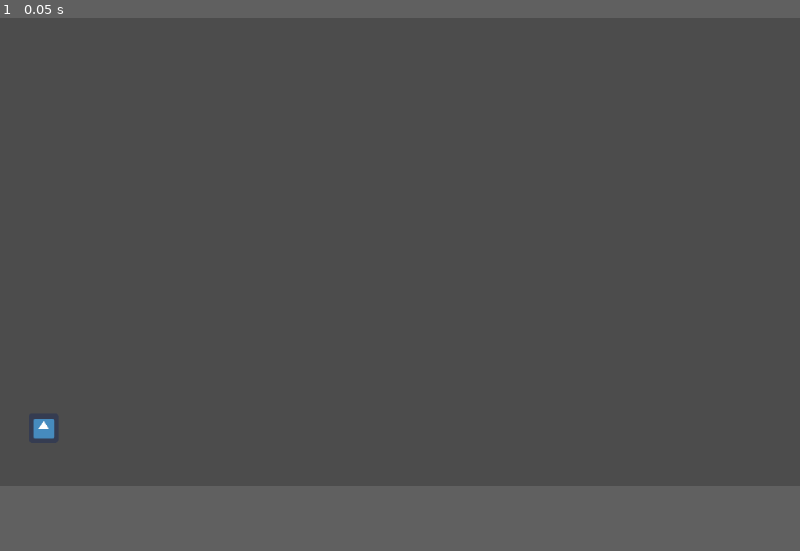
Above: before the commit, frame 1.
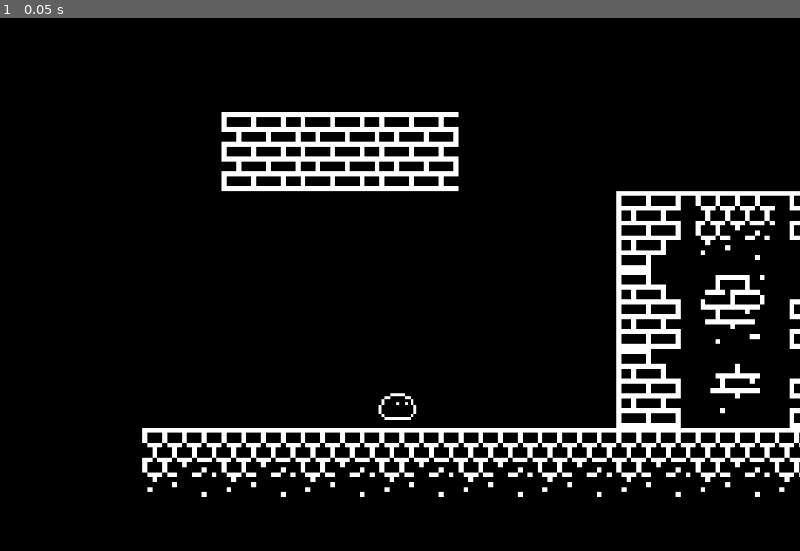
Above: after the commit, the same moment.

Repository: ElBarto210/EvilMicrowave
Game: Godot game, scene res://Fondo.tscn
Same seed, same stepped clock (60 frames per second), same inputs: the game is played once before the commit and once after it. The engine's default icon, where the game draws it, is replaced by a stand-in: a white triangle on a blue panel in a dark square.
Inputs:
- Up to frame 1 (0.05 s): no input
In our replay, the window is 800x468 before the commit and 800x533 after it. These sizes can differ from the game's own. Grey fills any space a smaller window leaves; there, only what the larger window draws over its background counts as a difference.

The runs differ from the first frame. In frame 1, 88% of the frame differs, in the area x 0-100%, y 0-90%.

Commit message:
Basics

Diff:
--- a/Azul/Fondo.tscn
+++ b/Azul/Fondo.tscn
@@ -1,31 +1,35 @@
 [gd_scene load_steps=3 format=2]
 
 [ext_resource path="res://GuineaPig.tscn" type="PackedScene" id=1]
+[ext_resource path="res://textures/tile.tres" type="TileSet" id=2]
 
-[sub_resource type="RectangleShape2D" id=1]
+[node name="Mundo_00" type="Node" index="0"]
 
-custom_solver_bias = 0.0
-extents = Vector2( 475.549, 10 )
+[node name="Player" parent="." index="0" instance=ExtResource( 1 )]
 
-[node name="Node" type="Node" index="0"]
+position = Vector2( 52.1681, 534.935 )
+scale = Vector2( 0.592625, 0.592625 )
 
-[node name="Area2D" type="Area2D" parent="." index="0"]
+[node name="TileMap" type="TileMap" parent="." index="1"]
 
-input_pickable = true
-gravity_vec = Vector2( 0, 1 )
-gravity = 98.0
-linear_damp = 0.1
-angular_damp = 1.0
-audio_bus_override = false
-audio_bus_name = "Master"
-
-[node name="CollisionShape2D" type="CollisionShape2D" parent="Area2D" index="0"]
-
-position = Vector2( 494.5, 577 )
-scale = Vector2( 1.01882, 3.15385 )
-shape = SubResource( 1 )
-
-[node name="KinematicBody2D" parent="." index="1" instance=ExtResource( 1 )]
-
-position = Vector2( 55.964, 522.964 )
-scale = Vector2( 0.592625, 0.592625 )
+mode = 0
+tile_set = ExtResource( 2 )
+cell_size = Vector2( 16, 16 )
+cell_quadrant_size = 16
+cell_custom_transform = Transform2D( 1, 0, 0, 1, 0, 0 )
+cell_half_offset = 2
+cell_tile_origin = 0
+cell_y_sort = false
+cell_clip_uv = false
+collision_use_kinematic = false
+collision_friction = 1.0
+collision_bounce = 0.0
+collision_layer = 1
+collision_mask = 1
+occluder_light_mask = 1
+format = 1
+tile_data = PoolIntArray( 1966081, 3, 0, 1966082, 3, 0, 1966083, 3, 0, 2031622, 7, 0, 2031623, 0, 0, 2031624, 6, 0, 2097158, 1, 0, 2097159, 5, 0, 2097160, 2, 0, 2162694, 1, 0, 2162695, 4, 0, 2162696, 2, 0, 2228224, 0, 0, 2228225, 0, 0, 2228226, 0, 0, 2228227, 0, 0, 2228228, 0, 0, 2228229, 0, 0, 2228230, 0, 0, 2228231, 0, 0, 2228232, 0, 0, 2228233, 0, 0, 2228234, 0, 0, 2228235, 0, 0, 2228236, 0, 0 )
+_sections_unfolded = [ "Cell" ]
+__meta__ = {
+"_edit_lock_": true
+}
--- a/Azul/GuineaPig.tscn
+++ b/Azul/GuineaPig.tscn
@@ -1,25 +1,29 @@
 [gd_scene load_steps=4 format=2]
 
 [ext_resource path="res://GuineaPig.gd" type="Script" id=1]
-[ext_resource path="res://icon.png" type="Texture" id=2]
+[ext_resource path="res://textures/player_idle.png" type="Texture" id=2]
 
 [sub_resource type="RectangleShape2D" id=1]
 
 custom_solver_bias = 0.0
-extents = Vector2( 10, 10 )
+extents = Vector2( 2.00585, 1.32822 )
 
-[node name="KinematicBody2D" type="KinematicBody2D" index="0"]
+[node name="Player" type="KinematicBody2D"]
 
-position = Vector2( 180, 204.928 )
+position = Vector2( 159.575, 108.963 )
 input_pickable = false
 collision_layer = 1
 collision_mask = 1
 collision/safe_margin = 0.08
 script = ExtResource( 1 )
+_sections_unfolded = [ "Transform" ]
+__meta__ = {
+"_edit_group_": true
+}
 
 [node name="CollisionShape2D" type="CollisionShape2D" parent="." index="0"]
 
-position = Vector2( -1.5, 5 )
+position = Vector2( -0.5, 8 )
 scale = Vector2( 3.11538, 3 )
 shape = SubResource( 1 )
 _sections_unfolded = [ "Transform" ]
@@ -34,3 +38,30 @@
 __meta__ = {
 "_edit_lock_": true
 }
+
+[node name="Camera2D" type="Camera2D" parent="." index="2"]
+
+offset = Vector2( 0, -20 )
+anchor_mode = 1
+rotating = false
+current = true
+zoom = Vector2( 0.15, 0.15 )
+limit_left = -10000000
+limit_top = -10000000
+limit_right = 10000000
+limit_bottom = 10000000
+limit_smoothed = false
+drag_margin_h_enabled = true
+drag_margin_v_enabled = true
+smoothing_enabled = true
+smoothing_speed = 5.0
+offset_v = 0.0
+offset_h = 0.0
+drag_margin_left = 0.2
+drag_margin_top = 0.2
+drag_margin_right = 0.2
+drag_margin_bottom = 0.2
+editor_draw_screen = true
+editor_draw_limits = false
+editor_draw_drag_margin = false
+_sections_unfolded = [ "Smoothing" ]
--- a/Azul/default_env.tres
+++ b/Azul/default_env.tres
@@ -1,5 +1,100 @@
 [gd_resource type="Environment" load_steps=2 format=2]
+
 [sub_resource type="ProceduralSky" id=1]
+
+radiance_size = 4
+sky_top_color = Color( 0.0470588, 0.454902, 0.976471, 1 )
+sky_horizon_color = Color( 0.556863, 0.823529, 0.909804, 1 )
+sky_curve = 0.25
+sky_energy = 1.0
+ground_bottom_color = Color( 0.101961, 0.145098, 0.188235, 1 )
+ground_horizon_color = Color( 0.482353, 0.788235, 0.952941, 1 )
+ground_curve = 0.01
+ground_energy = 1.0
+sun_color = Color( 1, 1, 1, 1 )
+sun_latitude = 35.0
+sun_longitude = 0.0
+sun_angle_min = 1.0
+sun_angle_max = 100.0
+sun_curve = 0.05
+sun_energy = 16.0
+texture_size = 2
+
 [resource]
+
 background_mode = 2
 background_sky = SubResource( 1 )
+background_sky_custom_fov = 0.0
+background_color = Color( 0, 0, 0, 1 )
+background_energy = 1.0
+background_canvas_max_layer = 0
+ambient_light_color = Color( 0, 0, 0, 1 )
+ambient_light_energy = 1.0
+ambient_light_sky_contribution = 1.0
+fog_enabled = false
+fog_color = Color( 0.5, 0.6, 0.7, 1 )
+fog_sun_color = Color( 1, 0.9, 0.7, 1 )
+fog_sun_amount = 0.0
+fog_depth_enabled = true
+fog_depth_begin = 10.0
+fog_depth_curve = 1.0
+fog_transmit_enabled = false
+fog_transmit_curve = 1.0
+fog_height_enabled = false
+fog_height_min = 0.0
+fog_height_max = 100.0
+fog_height_curve = 1.0
+tonemap_mode = 0
+tonemap_exposure = 1.0
+tonemap_white = 1.0
+auto_exposure_enabled = false
+auto_exposure_scale = 0.4
+auto_exposure_min_luma = 0.05
+auto_exposure_max_luma = 8.0
+auto_exposure_speed = 0.5
+ss_reflections_enabled = false
+ss_reflections_max_steps = 64
+ss_reflections_fade_in = 0.15
+ss_reflections_fade_out = 2.0
+ss_reflections_depth_tolerance = 0.2
+ss_reflections_roughness = true
+ssao_enabled = false
+ssao_radius = 1.0
+ssao_intensity = 1.0
+ssao_radius2 = 0.0
+ssao_intensity2 = 1.0
+ssao_bias = 0.01
+ssao_light_affect = 0.0
+ssao_color = Color( 0, 0, 0, 1 )
+ssao_quality = 0
+ssao_blur = 3
+ssao_edge_sharpness = 4.0
+dof_blur_far_enabled = false
+dof_blur_far_distance = 10.0
+dof_blur_far_transition = 5.0
+dof_blur_far_amount = 0.1
+dof_blur_far_quality = 1
+dof_blur_near_enabled = false
+dof_blur_near_distance = 2.0
+dof_blur_near_transition = 1.0
+dof_blur_near_amount = 0.1
+dof_blur_near_quality = 1
+glow_enabled = false
+glow_levels/1 = false
+glow_levels/2 = false
+glow_levels/3 = true
+glow_levels/4 = false
+glow_levels/5 = true
+glow_levels/6 = false
+glow_levels/7 = false
+glow_intensity = 0.8
+glow_strength = 1.0
+glow_bloom = 0.0
+glow_blend_mode = 2
+glow_hdr_threshold = 1.0
+glow_hdr_scale = 2.0
+glow_bicubic_upscale = false
+adjustment_enabled = false
+adjustment_brightness = 1.0
+adjustment_contrast = 1.0
+adjustment_saturation = 1.0
--- a/Azul/project.godot
+++ b/Azul/project.godot
@@ -12,8 +12,44 @@
 
 config/name="New Game Project"
 run/main_scene="res://Fondo.tscn"
+boot_splash/image="res://textures/logo2.png"
+boot_splash/fullsize=false
 config/icon="res://icon.png"
+
+[display]
+
+window/size/width=1080
+window/size/height=720
+window/size/resizable=false
+window/stretch/mode="viewport"
+window/stretch/aspect="expand"
+
+[input]
+
+ui_left=[ Object(InputEventKey,"resource_local_to_scene":false,"resource_name":"","device":0,"alt":false,"shift":false,"control":false,"meta":false,"command":false,"pressed":false,"scancode":16777231,"unicode":0,"echo":false,"script":null)
+, Object(InputEventJoypadButton,"resource_local_to_scene":false,"resource_name":"","device":0,"button_index":14,"pressure":0.0,"pressed":false,"script":null)
+, Object(InputEventKey,"resource_local_to_scene":false,"resource_name":"","device":0,"alt":false,"shift":false,"control":false,"meta":false,"command":false,"pressed":false,"scancode":65,"unicode":0,"echo":false,"script":null)
+ ]
+ui_right=[ Object(InputEventKey,"resource_local_to_scene":false,"resource_name":"","device":0,"alt":false,"shift":false,"control":false,"meta":false,"command":false,"pressed":false,"scancode":16777233,"unicode":0,"echo":false,"script":null)
+, Object(InputEventJoypadButton,"resource_local_to_scene":false,"resource_name":"","device":0,"button_index":15,"pressure":0.0,"pressed":false,"script":null)
+, Object(InputEventKey,"resource_local_to_scene":false,"resource_name":"","device":0,"alt":false,"shift":false,"control":false,"meta":false,"command":false,"pressed":false,"scancode":68,"unicode":0,"echo":false,"script":null)
+ ]
+ui_up=[ Object(InputEventKey,"resource_local_to_scene":false,"resource_name":"","device":0,"alt":false,"shift":false,"control":false,"meta":false,"command":false,"pressed":false,"scancode":16777232,"unicode":0,"echo":false,"script":null)
+, Object(InputEventJoypadButton,"resource_local_to_scene":false,"resource_name":"","device":0,"button_index":12,"pressure":0.0,"pressed":false,"script":null)
+, Object(InputEventKey,"resource_local_to_scene":false,"resource_name":"","device":0,"alt":false,"shift":false,"control":false,"meta":false,"command":false,"pressed":false,"scancode":87,"unicode":0,"echo":false,"script":null)
+ ]
+ui_down=[ Object(InputEventKey,"resource_local_to_scene":false,"resource_name":"","device":0,"alt":false,"shift":false,"control":false,"meta":false,"command":false,"pressed":false,"scancode":16777234,"unicode":0,"echo":false,"script":null)
+, Object(InputEventJoypadButton,"resource_local_to_scene":false,"resource_name":"","device":0,"button_index":13,"pressure":0.0,"pressed":false,"script":null)
+, Object(InputEventKey,"resource_local_to_scene":false,"resource_name":"","device":0,"alt":false,"shift":false,"control":false,"meta":false,"command":false,"pressed":false,"scancode":83,"unicode":0,"echo":false,"script":null)
+ ]
+ui_act1=[ Object(InputEventKey,"resource_local_to_scene":false,"resource_name":"","device":0,"alt":false,"shift":false,"control":false,"meta":false,"command":false,"pressed":false,"scancode":74,"unicode":0,"echo":false,"script":null)
+ ]
+ui_act2=[ Object(InputEventKey,"resource_local_to_scene":false,"resource_name":"","device":0,"alt":false,"shift":false,"control":false,"meta":false,"command":false,"pressed":false,"scancode":75,"unicode":0,"echo":false,"script":null)
+ ]
+ui_act3=[ Object(InputEventKey,"resource_local_to_scene":false,"resource_name":"","device":0,"alt":false,"shift":false,"control":false,"meta":false,"command":false,"pressed":false,"scancode":76,"unicode":0,"echo":false,"script":null)
+ ]
 
 [rendering]
 
+environment/default_clear_color=Color( 0, 0, 0, 1 )
 environment/default_environment="res://default_env.tres"
--- /dev/null
+++ b/Azul/textures/Tile.tscn
@@ -0,0 +1,235 @@
+[gd_scene load_steps=10 format=2]
+
+[ext_resource path="res://textures/suelo.png" type="Texture" id=1]
+[ext_resource path="res://textures/wall.png" type="Texture" id=2]
+[ext_resource path="res://textures/wall2.png" type="Texture" id=3]
+[ext_resource path="res://textures/top.png" type="Texture" id=4]
+[ext_resource path="res://textures/floor2.png" type="Texture" id=5]
+[ext_resource path="res://textures/floor.png" type="Texture" id=6]
+[ext_resource path="res://textures/esquina2.png" type="Texture" id=7]
+[ext_resource path="res://textures/esquina.png" type="Texture" id=8]
+
+[sub_resource type="RectangleShape2D" id=1]
+
+custom_solver_bias = 0.0
+extents = Vector2( 8.05629, 7.4773 )
+
+[node name="Tile" type="Node"]
+
+[node name="00" type="Sprite" parent="." index="0"]
+
+texture = ExtResource( 1 )
+centered = false
+_sections_unfolded = [ "Offset" ]
+__meta__ = {
+"_edit_group_": true
+}
+
+[node name="hitbox" type="Area2D" parent="00" index="0"]
+
+editor/display_folded = true
+input_pickable = true
+gravity_vec = Vector2( 0, 1 )
+gravity = 98.0
+linear_damp = 0.1
+angular_damp = 1.0
+audio_bus_override = false
+audio_bus_name = "Master"
+__meta__ = {
+"_edit_lock_": true
+}
+
+[node name="forma" type="CollisionShape2D" parent="00/hitbox" index="0"]
+
+visible = false
+position = Vector2( 7.94344, 7.3416 )
+shape = SubResource( 1 )
+
+[node name="01" type="Sprite" parent="." index="1"]
+
+position = Vector2( 32, 0 )
+texture = ExtResource( 2 )
+centered = false
+_sections_unfolded = [ "Offset" ]
+__meta__ = {
+"_edit_group_": true
+}
+
+[node name="hitbox" type="Area2D" parent="01" index="0"]
+
+editor/display_folded = true
+input_pickable = true
+gravity_vec = Vector2( 0, 1 )
+gravity = 98.0
+linear_damp = 0.1
+angular_damp = 1.0
+audio_bus_override = false
+audio_bus_name = "Master"
+
+[node name="forma" type="CollisionShape2D" parent="01/hitbox" index="0"]
+
+visible = false
+position = Vector2( 7.94344, 7.3416 )
+shape = SubResource( 1 )
+
+[node name="02" type="Sprite" parent="." index="2"]
+
+position = Vector2( 64, 0 )
+texture = ExtResource( 3 )
+centered = false
+_sections_unfolded = [ "Offset" ]
+__meta__ = {
+"_edit_group_": true
+}
+
+[node name="hitbox" type="Area2D" parent="02" index="0"]
+
+editor/display_folded = true
+input_pickable = true
+gravity_vec = Vector2( 0, 1 )
+gravity = 98.0
+linear_damp = 0.1
+angular_damp = 1.0
+audio_bus_override = false
+audio_bus_name = "Master"
+
+[node name="forma" type="CollisionShape2D" parent="02/hitbox" index="0"]
+
+visible = false
+position = Vector2( 7.94344, 7.3416 )
+shape = SubResource( 1 )
+
+[node name="03" type="Sprite" parent="." index="3"]
+
+position = Vector2( 0, 32 )
+texture = ExtResource( 4 )
+centered = false
+_sections_unfolded = [ "Offset" ]
+__meta__ = {
+"_edit_group_": true
+}
+
+[node name="hitbox" type="Area2D" parent="03" index="0"]
+
+editor/display_folded = true
+input_pickable = true
+gravity_vec = Vector2( 0, 1 )
+gravity = 98.0
+linear_damp = 0.1
+angular_damp = 1.0
+audio_bus_override = false
+audio_bus_name = "Master"
+
+[node name="forma" type="CollisionShape2D" parent="03/hitbox" index="0"]
+
+visible = false
+position = Vector2( 7.94344, 7.3416 )
+shape = SubResource( 1 )
+
+[node name="04" type="Sprite" parent="." index="4"]
+
+position = Vector2( 32, 32 )
+texture = ExtResource( 5 )
+centered = false
+_sections_unfolded = [ "Offset" ]
+__meta__ = {
+"_edit_group_": true
+}
+
+[node name="hitbox" type="Area2D" parent="04" index="0"]
+
+editor/display_folded = true
+input_pickable = true
+gravity_vec = Vector2( 0, 1 )
+gravity = 98.0
+linear_damp = 0.1
+angular_damp = 1.0
+audio_bus_override = false
+audio_bus_name = "Master"
+
+[node name="forma" type="CollisionShape2D" parent="04/hitbox" index="0"]
+
+visible = false
+position = Vector2( 7.94344, 7.3416 )
+shape = SubResource( 1 )
+
+[node name="05" type="Sprite" parent="." index="5"]
+
+position = Vector2( 64, 32 )
+texture = ExtResource( 6 )
+centered = false
+_sections_unfolded = [ "Offset" ]
+__meta__ = {
+"_edit_group_": true
+}
+
+[node name="hitbox" type="Area2D" parent="05" index="0"]
+
+editor/display_folded = true
+input_pickable = true
+gravity_vec = Vector2( 0, 1 )
+gravity = 98.0
+linear_damp = 0.1
+angular_damp = 1.0
+audio_bus_override = false
+audio_bus_name = "Master"
+
+[node name="forma" type="CollisionShape2D" parent="05/hitbox" index="0"]
+
+visible = false
+position = Vector2( 7.94344, 7.3416 )
+shape = SubResource( 1 )
+
+[node name="06" type="Sprite" parent="." index="6"]
+
+position = Vector2( 0, 64 )
+texture = ExtResource( 7 )
+centered = false
+_sections_unfolded = [ "Offset" ]
+__meta__ = {
+"_edit_group_": true
+}
+
+[node name="hitbox" type="Area2D" parent="06" index="0"]
+
+editor/display_folded = true
+input_pickable = true
+gravity_vec = Vector2( 0, 1 )
+gravity = 98.0
+linear_damp = 0.1
+angular_damp = 1.0
+audio_bus_override = false
+audio_bus_name = "Master"
+
+[node name="forma" type="CollisionShape2D" parent="06/hitbox" index="0"]
+
+visible = false
+position = Vector2( 7.94344, 7.3416 )
+shape = SubResource( 1 )
+
+[node name="07" type="Sprite" parent="." index="7"]
+
+position = Vector2( 32, 64 )
+texture = ExtResource( 8 )
+centered = false
+_sections_unfolded = [ "Offset" ]
+__meta__ = {
+"_edit_group_": true
+}
+
+[node name="hitbox" type="Area2D" parent="07" index="0"]
+
+editor/display_folded = true
+input_pickable = true
+gravity_vec = Vector2( 0, 1 )
+gravity = 98.0
+linear_damp = 0.1
+angular_damp = 1.0
+audio_bus_override = false
+audio_bus_name = "Master"
+
+[node name="forma" type="CollisionShape2D" parent="07/hitbox" index="0"]
+
+visible = false
+position = Vector2( 7.94344, 7.3416 )
+shape = SubResource( 1 )
--- /dev/null
+++ b/Azul/textures/tile.tres
@@ -0,0 +1,85 @@
+[gd_resource type="TileSet" load_steps=9 format=2]
+
+[ext_resource path="res://textures/suelo.png" type="Texture" id=1]
+[ext_resource path="res://textures/wall.png" type="Texture" id=2]
+[ext_resource path="res://textures/wall2.png" type="Texture" id=3]
+[ext_resource path="res://textures/top.png" type="Texture" id=4]
+[ext_resource path="res://textures/floor2.png" type="Texture" id=5]
+[ext_resource path="res://textures/floor.png" type="Texture" id=6]
+[ext_resource path="res://textures/esquina2.png" type="Texture" id=7]
+[ext_resource path="res://textures/esquina.png" type="Texture" id=8]
+
+[resource]
+
+0/name = "00"
+0/texture = ExtResource( 1 )
+0/tex_offset = Vector2( 0, 0 )
+0/modulate = Color( 1, 1, 1, 1 )
+0/region = Rect2( 0, 0, 16, 16 )
+0/is_autotile = false
+0/occluder_offset = Vector2( 0, 0 )
+0/navigation_offset = Vector2( 0, 0 )
+0/shapes = [  ]
+1/name = "01"
+1/texture = ExtResource( 2 )
+1/tex_offset = Vector2( 0, 0 )
+1/modulate = Color( 1, 1, 1, 1 )
+1/region = Rect2( 0, 0, 16, 16 )
+1/is_autotile = false
+1/occluder_offset = Vector2( 0, 0 )
+1/navigation_offset = Vector2( 0, 0 )
+1/shapes = [  ]
+2/name = "02"
+2/texture = ExtResource( 3 )
+2/tex_offset = Vector2( 0, 0 )
+2/modulate = Color( 1, 1, 1, 1 )
+2/region = Rect2( 0, 0, 16, 16 )
+2/is_autotile = false
+2/occluder_offset = Vector2( 0, 0 )
+2/navigation_offset = Vector2( 0, 0 )
+2/shapes = [  ]
+3/name = "03"
+3/texture = ExtResource( 4 )
+3/tex_offset = Vector2( 0, 0 )
+3/modulate = Color( 1, 1, 1, 1 )
+3/region = Rect2( 0, 0, 16, 16 )
+3/is_autotile = false
+3/occluder_offset = Vector2( 0, 0 )
+3/navigation_offset = Vector2( 0, 0 )
+3/shapes = [  ]
+4/name = "04"
+4/texture = ExtResource( 5 )
+4/tex_offset = Vector2( 0, 0 )
+4/modulate = Color( 1, 1, 1, 1 )
+4/region = Rect2( 0, 0, 16, 16 )
+4/is_autotile = false
+4/occluder_offset = Vector2( 0, 0 )
+4/navigation_offset = Vector2( 0, 0 )
+4/shapes = [  ]
+5/name = "05"
+5/texture = ExtResource( 6 )
+5/tex_offset = Vector2( 0, 0 )
+5/modulate = Color( 1, 1, 1, 1 )
+5/region = Rect2( 0, 0, 16, 16 )
+5/is_autotile = false
+5/occluder_offset = Vector2( 0, 0 )
+5/navigation_offset = Vector2( 0, 0 )
+5/shapes = [  ]
+6/name = "06"
+6/texture = ExtResource( 7 )
+6/tex_offset = Vector2( 0, 0 )
+6/modulate = Color( 1, 1, 1, 1 )
+6/region = Rect2( 0, 0, 16, 16 )
+6/is_autotile = false
+6/occluder_offset = Vector2( 0, 0 )
+6/navigation_offset = Vector2( 0, 0 )
+6/shapes = [  ]
+7/name = "07"
+7/texture = ExtResource( 8 )
+7/tex_offset = Vector2( 0, 0 )
+7/modulate = Color( 1, 1, 1, 1 )
+7/region = Rect2( 0, 0, 16, 16 )
+7/is_autotile = false
+7/occluder_offset = Vector2( 0, 0 )
+7/navigation_offset = Vector2( 0, 0 )
+7/shapes = [  ]
Binary file added: Azul/textures/esquina.png
Not shown, added: Azul/textures/esquina.png.import
Binary file added: Azul/textures/esquina2.png
Not shown, added: Azul/textures/esquina2.png.import
Binary file added: Azul/textures/floor.png
Not shown, added: Azul/textures/floor.png.import
Binary file added: Azul/textures/floor2.png
Not shown, added: Azul/textures/floor2.png.import
Binary file added: Azul/textures/jump01.png
Not shown, added: Azul/textures/jump01.png.import
Binary file added: Azul/textures/jumpdown.png
Not shown, added: Azul/textures/jumpdown.png.import
(and 26 more such lines)
